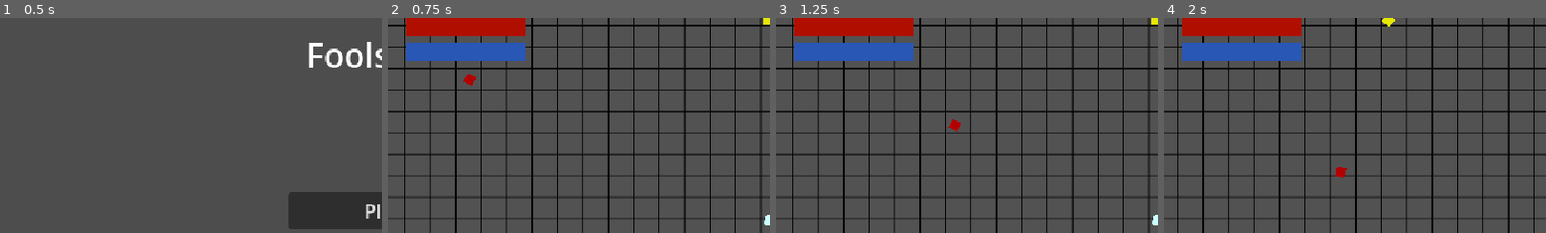
Above: before the commit, frames 1-4 (left to right).
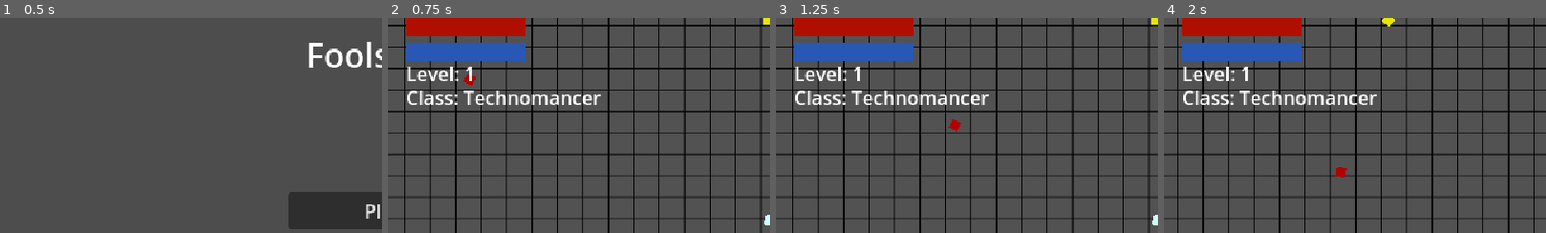
Above: after the commit, the same moments.

Repository: EmpexOri/OperationHavok
Game: Godot game, scene res://Scenes/MenuScene.tscn
Same seed, same stepped clock (60 frames per second), same inputs: the game is played once before the commit and once after it.
Inputs (mouse positions are % of the whole screen's width and height, from its top left):
- Up to frame 1 (0.5 s): no input
- Up to frame 2 (0.75 s): click "Play" at 0.5 s
- Up to frame 3 (1.25 s): no input
- Up to frame 4 (2 s): move the mouse to (72, 45) at 1.27 s; hold D (right) from 1.28 s (still down); click (72, 45) at 1.35 s
The pictures show only the part of the screen within x 0-50%, y 3-53%; the shares and areas given below are measured in that part.

Frame 1 is identical in both runs. In frame 2, 2.0% of the frame differs, in the area x 5-56%, y 22-41%; in frame 3, 2.0%; in frame 4, 2.0%.

Commit message:
Classes & Bars - Technomancer & More have Stats now

Diff:
--- a/Scenes/PlaygroundScene.tscn
+++ b/Scenes/PlaygroundScene.tscn
@@ -59,6 +59,21 @@
 tint_progress = Color(0.159324, 0.341244, 0.710893, 1)
 metadata/_edit_use_anchors_ = true
 
+[node name="LevelLabel" type="Label" parent="PlayerUI/UIContainer"]
+layout_mode = 0
+offset_left = 15.0
+offset_top = 45.0
+offset_right = 73.0
+offset_bottom = 68.0
+text = "Level: 1"
+
+[node name="ClassLabel" type="Label" parent="PlayerUI/UIContainer"]
+offset_left = 15.0
+offset_top = 65.0
+offset_right = 179.0
+offset_bottom = 88.0
+text = "Class: Technomancer"
+
 [node name="BackGround" type="Sprite2D" parent="."]
 modulate = Color(0.32, 0.32, 0.32, 1)
 position = Vector2(581, 367)
